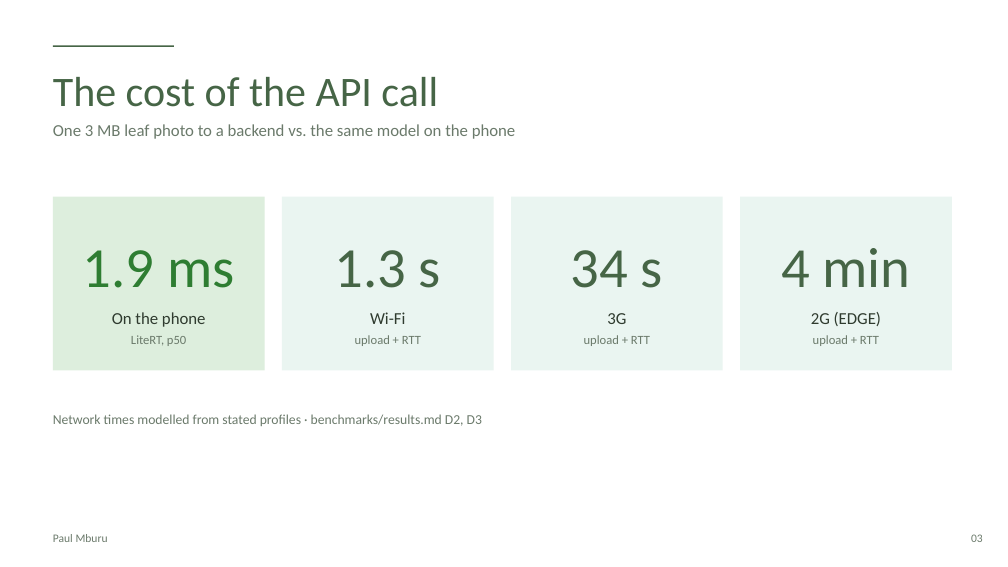
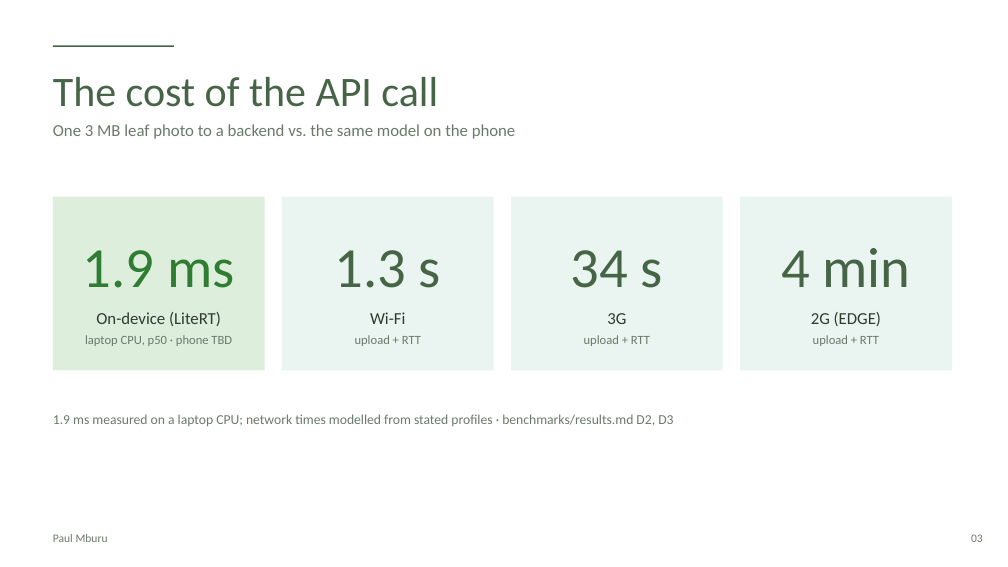
Before and after one commit to Paulmburu/ai-crop-disease-platform, a slide deck: slide 3 of docs/presentation/LeafCheck_FlutterconKE.pptx. Drawn at 1008x567 pixels with LibreOffice and Linux fonts; fonts in the diff are those of the drawing. Boxes give left, top, right and bottom in pixels: in the first picture for what was removed or moved away, otherwise in the second. Text is boxed around its words. In the diff, an @@ line names an element or a change of style, - is before the commit and + after.

```diff
--- a/docs/presentation/LeafCheck_FlutterconKE.pptx
+++ b/docs/presentation/LeafCheck_FlutterconKE.pptx
@@ text at (96,312,221,326): text changed @@
-On the phone
+On-device (LiteRT)
@@ text at (85,335,232,346): text changed @@
-LiteRT, p50
+laptop CPU, p50 · phone TBD
@@ text at (53,414,673,426): text changed @@
-Network times modelled from stated profiles · benchmarks/results.md D2, D3
+1.9 ms measured on a laptop CPU; network times modelled from stated profiles · benchmarks/results.md D2, D3
```
Also in this commit, not shown: 11 other slides changed, 1 slide added, 3 other files.
